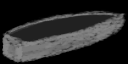
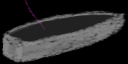
Layers edited between the first and the second 128x64 image:
moved "pole" above "Layer 6" over [24, 0, 46, 30]
added layer "standing cranking 3" above "standing cranking 2" over [28, 9, 46, 30]
added layer "standing cranking 2" above "standing cranking 1" over [28, 9, 46, 30]
added layer "standing cranking 1" above "standing casting 3" over [28, 7, 46, 30]
added layer "standing casting 3" above "standing casting 2" over [25, 3, 46, 30]
added layer "standing casting 2" above "standing casting" over [37, 18, 46, 30]
added layer "standing casting" above "oar back up" over [41, 23, 46, 30]
painted on "fishing standing 4" over [26, 4, 46, 30]
painted on "fishing standing 3" over [26, 4, 44, 29]
painted on "fishing standing 2" over [26, 5, 44, 29]
painted on "fishing standing 1" over [26, 5, 45, 30]
painted on "fishing sitting 4" over [28, 7, 46, 30]
painted on "fishing sitting 3" over [27, 6, 46, 30]
painted on "fishing sitting 2" over [26, 5, 46, 30]
painted on "fishing sitting 1" over [26, 5, 46, 30]
